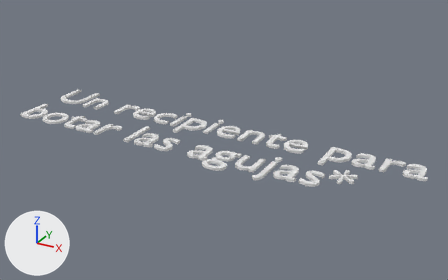
What one commit did to the Blender file Medical/Assets/AR2/Seba/IntroducciónRA2/Textos intro/Textos 4/recipiente.-blend.blend.
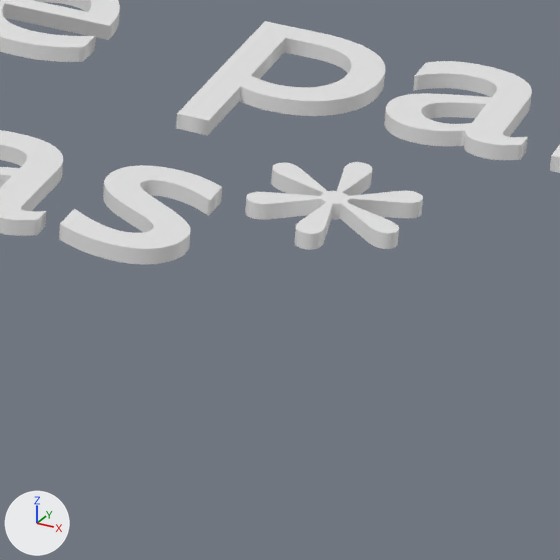
There are two pictures of each version: one whole from a 50 mm lens placed at (9.69, -12.5, 13.13), pointed at (4.86, -3.73, 8.74), one close up on the part from 64% to 85% of the width and 51% to 84% of the height. The lights are fixed; the arrows at lower left show +X, +Y and +Z.

The first close-up shows 'Text'.
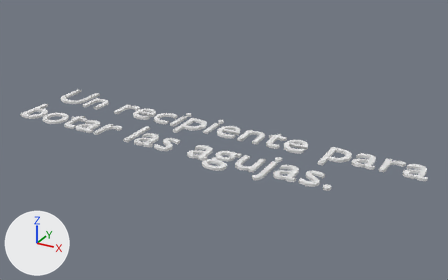
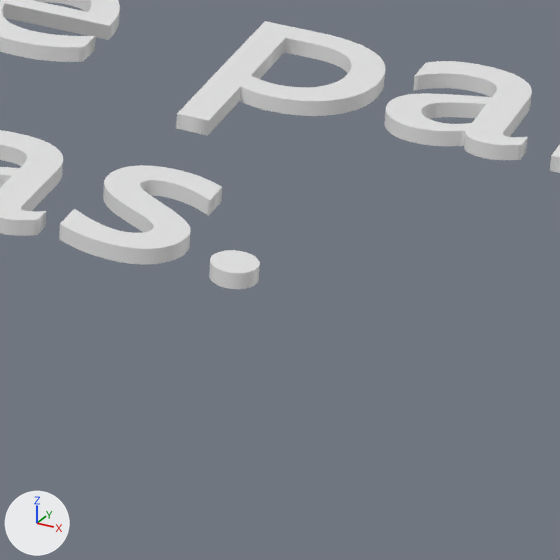
What changed in the scene script:
```text
Change txt_text:
    txt_text.body: 'Un recipiente para \nbotar las agujas*' -> 'Un recipiente para \nbotar las agujas.'
```

Pixel boxes [x1, y1, x2, y2] of what changed, in the close-ups (560 x 560 px):
'Text', text changed
    before: [0, 0, 560, 264]
    after: [0, 0, 560, 289]
